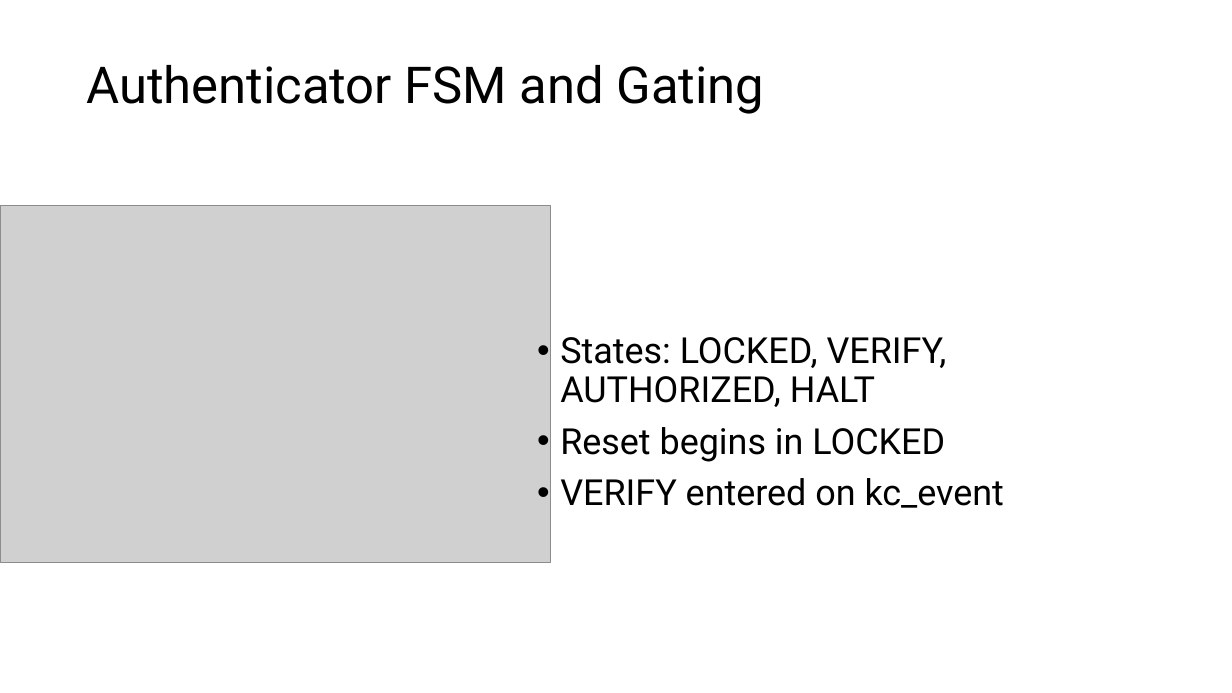
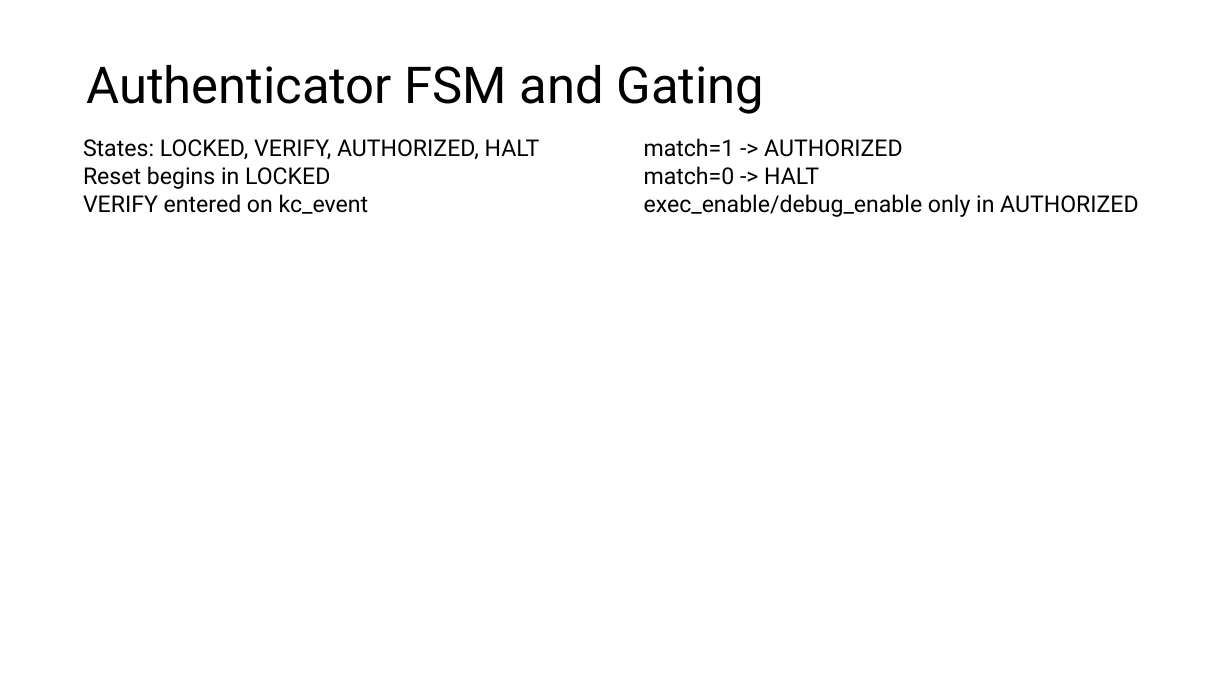
Before and after one commit to Maria618-hash/Ardiono-Alpha, a slide deck: slide 21 of thesis.pptx. Drawn at 1232x693 pixels with LibreOffice and Linux fonts; fonts in the diff are those of the drawing; grey boxes stand for pictures. Boxes give left, top, right and bottom in pixels: in the first picture for what was removed or moved away, otherwise in the second. Text is boxed around its words. In the diff, an @@ line names an element or a change of style, - is before the commit and + after.

```diff
--- a/thesis.pptx
+++ b/thesis.pptx
@@ rectangle removed at (0, 0, 1232, 176) @@
@@ text "States: LOCKED, VERIFY, AUTHORIZED, HALT": place and size @@
-text "States: LOCKED, VERIFY, AUTHORIZED, HALT" at (560, 337, 1004, 508)
+text "States: LOCKED, VERIFY, AUTHORIZED, HALT" at (83, 139, 540, 214)
@@ text "States: LOCKED, VERIFY, AUTHORIZED, HALT" at (83, 139, 540, 214): size 28 to 18 pt; bullet • to none; line spacing 0.9 to 1; less space between paragraphs; vertical alignment middle to top @@
@@ text added at (644, 138, 1139, 217), 18 pt, text #000000 @@
+match=1 -> AUTHORIZED
+match=0 -> HALT
+exec_enable/debug_enable only in AUTHORIZED
@@ picture removed at (0, 206, 551, 563) @@
```
Also in this commit, not shown: 24 other slides changed, 10 slides added, 10 slides removed.
